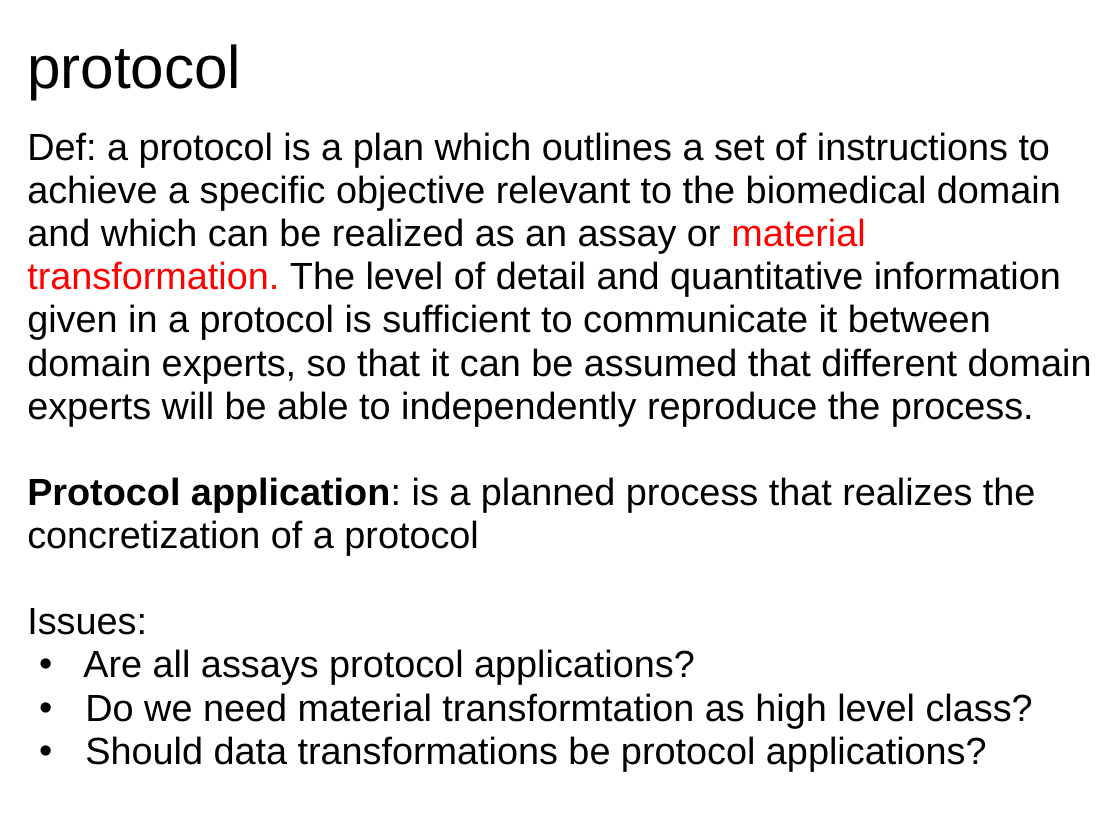
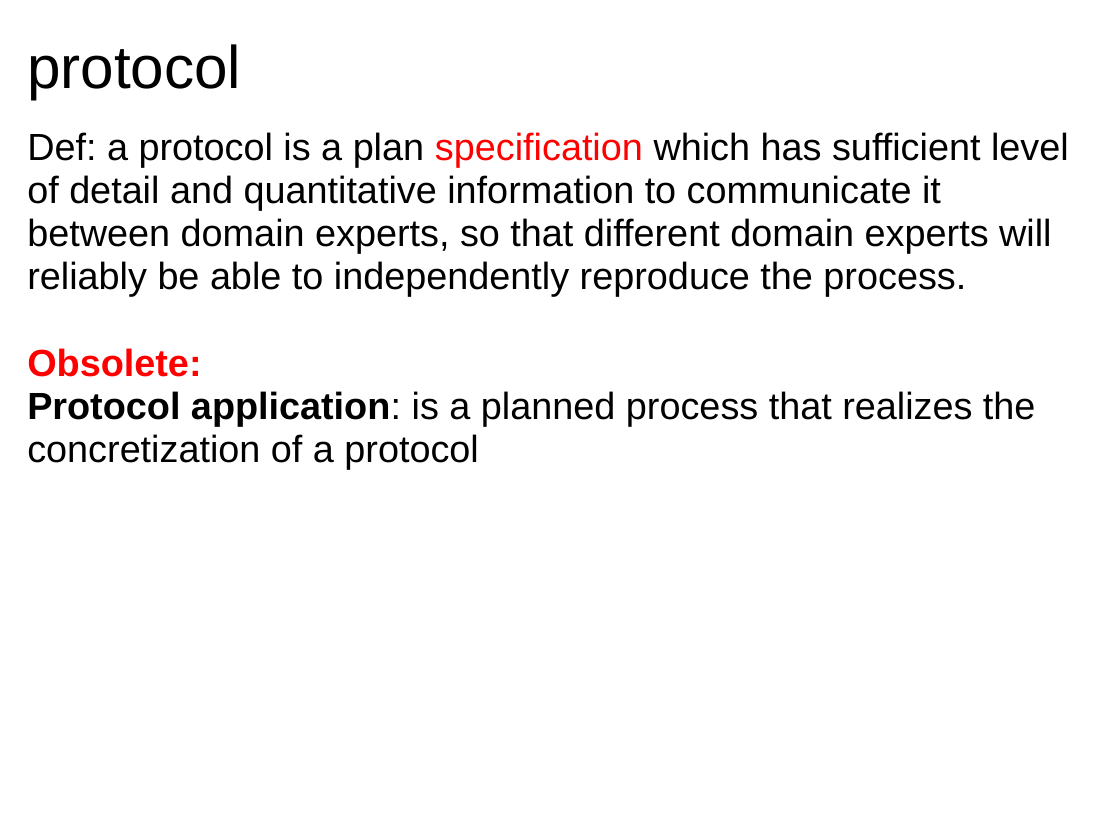
Before and after one commit to jamesaoverton/obi-backup, a slide deck: slide 5 of docs/developer/PlanAndPlannedProcessDocs/Plans_and_Planned_Processes.ppt. Drawn at 1120x840 pixels with LibreOffice and Linux fonts; fonts in the diff are those of the drawing. Boxes give left, top, right and bottom in pixels: in the first picture for what was removed or moved away, otherwise in the second. Text is boxed around its words. In the diff, an @@ line names an element or a change of style, - is before the commit and + after.

```diff
--- a/docs/developer/PlanAndPlannedProcessDocs/Plans_and_Planned_Processes.ppt
+++ b/docs/developer/PlanAndPlannedProcessDocs/Plans_and_Planned_Processes.ppt
@@ text at bbox=[27, 132, 1069, 377]: text changed @@
-Def: a protocol is a plan which outlines a set of instructions to achieve a specific objective relevant to the biomedical domain and which can be realized as an assay or material transformation. The level of detail and quantitative information given in a protocol is sufficient to communicate it between domain experts, so that it can be assumed that different domain experts will be able to independently reproduce the process.
+Def: a protocol is a plan specification which has sufficient level of detail and quantitative information to communicate it between domain experts, so that different domain experts will reliably be able to independently reproduce the process.
+Obsolete:
@@ text at bbox=[27, 608, 1033, 771]: paragraphs removed @@
-Issues:
-• Are all assays protocol applications?
-• Do we need material transformtation as high level class?
-• Should data transformations be protocol applications?
```
Also in this commit, not shown: 10 other slides changed.
